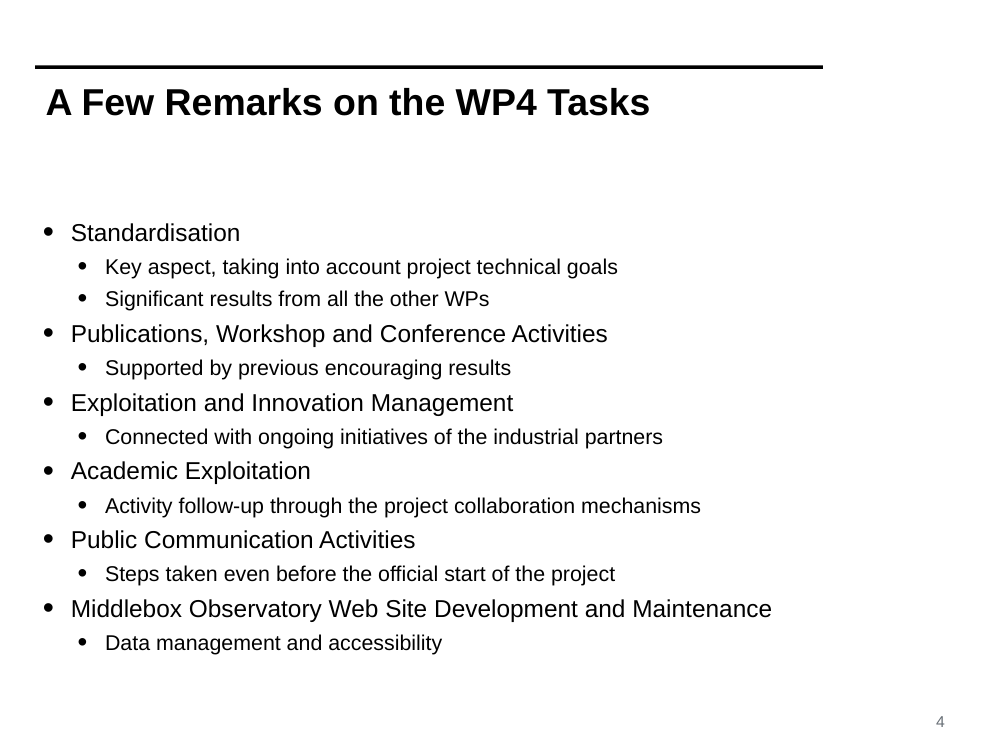
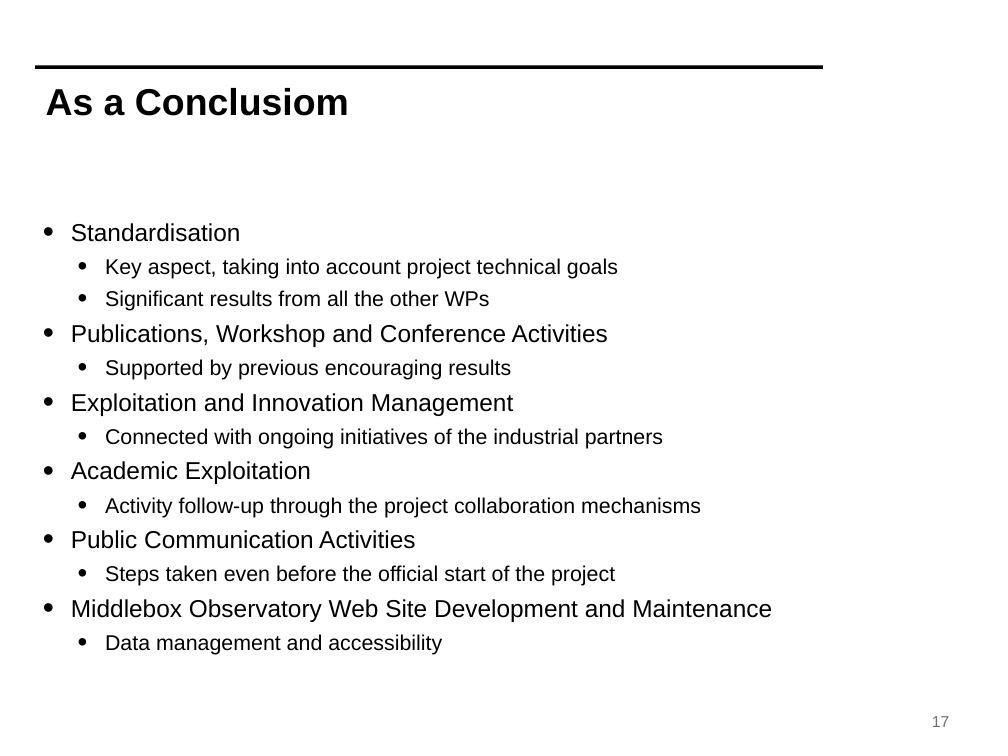
Before and after one commit to mami-project/roadshows, a slide deck: slide 17 of review3-brussels/WP4-ReviewFinal.pptx (slide 4 before the commit). Drawn at 1008x756 pixels with LibreOffice and Linux fonts; fonts in the diff are those of the drawing; background and template pictures are left out. Boxes give left, top, right and bottom in pixels: in the first picture for what was removed or moved away, otherwise in the second. Text is boxed around its words. In the diff, an @@ line names an element or a change of style, - is before the commit and + after.

```diff
--- a/review3-brussels/WP4-ReviewFinal.pptx
+++ b/review3-brussels/WP4-ReviewFinal.pptx
@@ title at (46, 88, 349, 116): text changed @@
-A Few Remarks on the WP4 Tasks
+As a Conclusiom
@@ page number at (932, 716, 949, 727): text changed @@
-4
+17
```
Also in this commit, not shown: 7 other slides changed.
